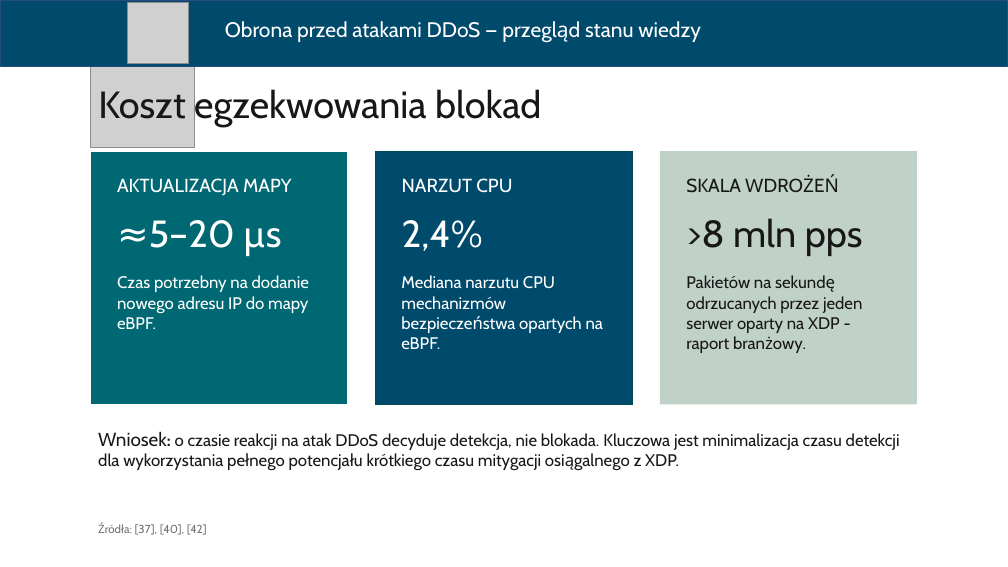
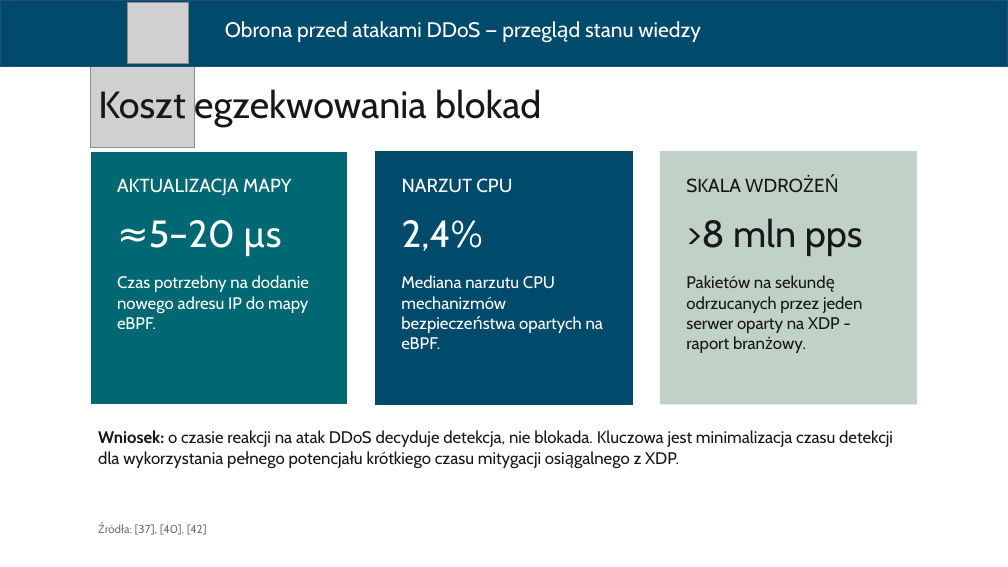
Before and after one commit to ArturBrogowicz/code, a slide deck: slide 14 of presentation/Prezentacja_WEiTI_PL.pptx. Drawn at 1008x567 pixels with LibreOffice and Linux fonts; fonts in the diff are those of the drawing; grey boxes stand for pictures. Boxes give left, top, right and bottom in pixels: in the first picture for what was removed or moved away, otherwise in the second. Text is boxed around its words. In the diff, an @@ line names an element or a change of style, - is before the commit and + after.

```diff
--- a/presentation/Prezentacja_WEiTI_PL.pptx
+++ b/presentation/Prezentacja_WEiTI_PL.pptx
@@ text "Wniosek: o czasie reakcji na ..." at (x1=98, y1=430, x2=893, y2=468): size 18 to 16 pt, bold on in "Wniosek:" @@
```
Also in this commit, not shown: 9 other slides changed, 1 slide added, 2 slides removed.
